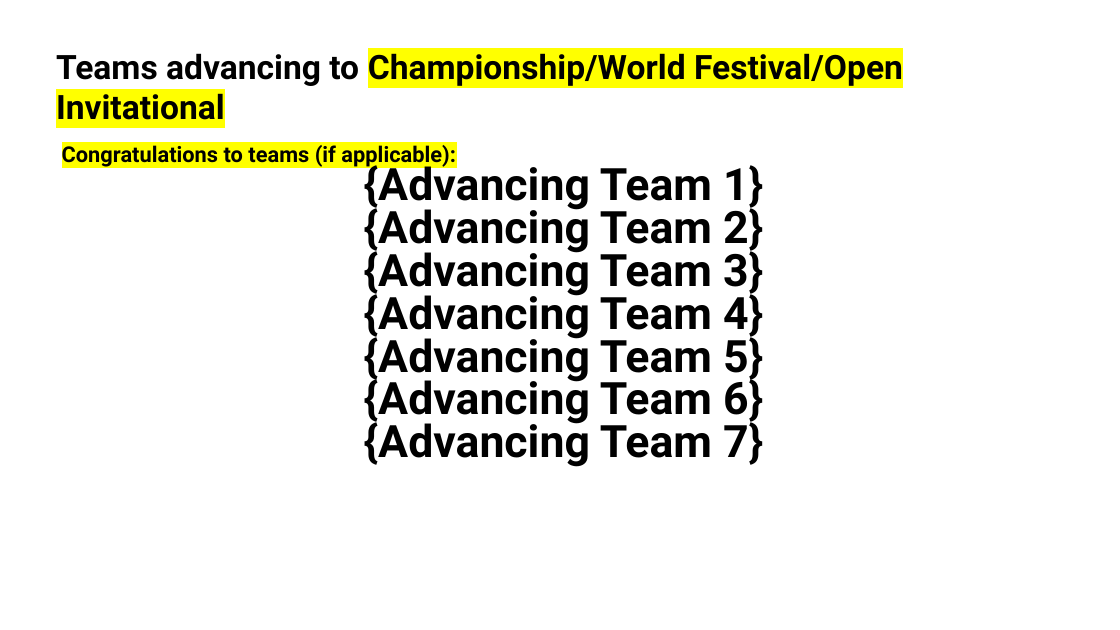
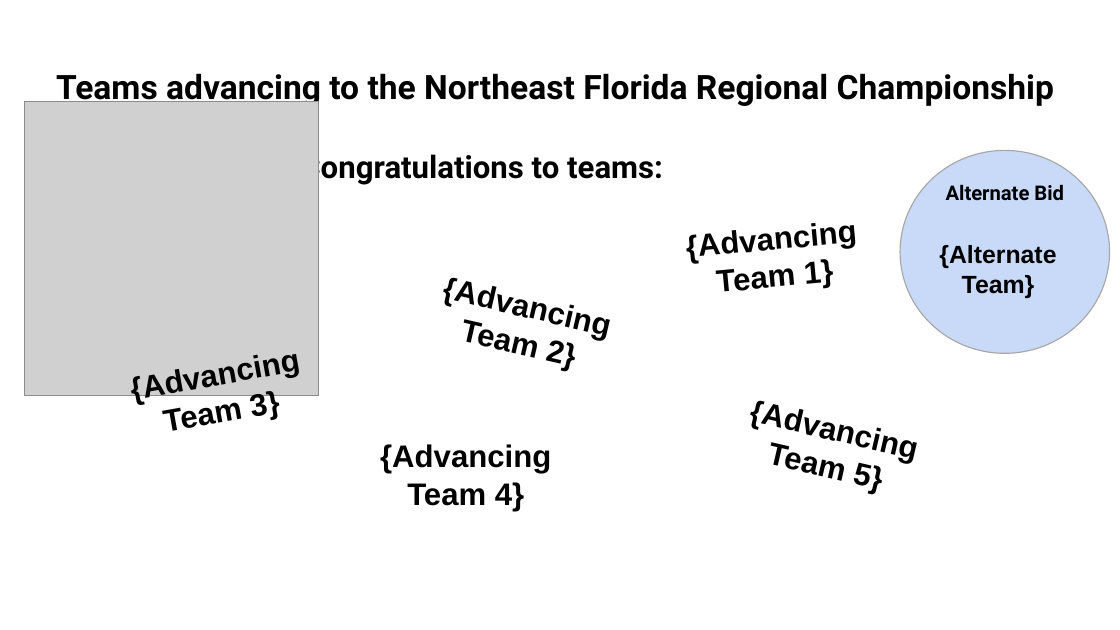
Before and after one commit to bpmerkel/FLLSlides, a slide deck: slide 42 of Api/Templates/Awards Ceremony - Full.pptx (slide 40 before the commit). Drawn at 1120x630 pixels with LibreOffice and Linux fonts; fonts in the diff are those of the drawing; grey boxes stand for pictures; background and template pictures are left out. Boxes give left, top, right and bottom in pixels: in the first picture for what was removed or moved away, otherwise in the second. Text is boxed around its words. In the diff, an @@ line names an element or a change of style, - is before the commit and + after.

```diff
--- a/Api/Templates/Awards Ceremony - Full.pptx
+++ b/Api/Templates/Awards Ceremony - Full.pptx
@@ title at <box>56,73,1054,107</box>: text changed @@
-Teams advancing to Championship/World Festival/Open Invitational
+Teams advancing to the Northeast Florida Regional Championship
@@ picture added at <box>25,102,318,395</box> @@
@@ text removed at <box>62,145,763,467</box> @@
-Congratulations to teams (if applicable):
-{Advancing Team 1}
-{Advancing Team 2}
-{Advancing Team 3}
-{Advancing Team 4}
-{Advancing Team 5}
-{Advancing Team 6}
-{Advancing Team 7}
@@ text added at <box>300,150,663,186</box>, 20 pt, text #000000, bold @@
+Congratulations to teams:
@@ ellipse added at <box>900,150,1110,353</box>, fill #C9DAF8, outline #A7A7A7 0.75 pt @@
@@ text added at <box>946,184,1064,201</box>, 13 pt, text #000000, bold @@
+Alternate Bid
@@ text added at <box>717,259,834,292</box>, 20 pt, text #000000, bold @@
+{Advancing Team 1}
@@ text added at <box>939,245,1056,298</box>, 16 pt, text #000000, bold @@
+{Alternate Team}
@@ text added at <box>459,316,574,370</box>, 20 pt, text #000000, bold @@
+{Advancing Team 2}
@@ text added at <box>166,392,269,431</box>, 20 pt, text #000000, bold @@
+{Advancing Team 3}
@@ text added at <box>380,444,551,511</box>, 20 pt, text #000000, bold @@
+{Advancing Team 4}
@@ text added at <box>766,439,881,493</box>, 20 pt, text #000000, bold @@
+{Advancing Team 5}
```
Also in this commit, not shown: 3 other slides changed, 3 slides added, 1 slide removed, 1 other file.
